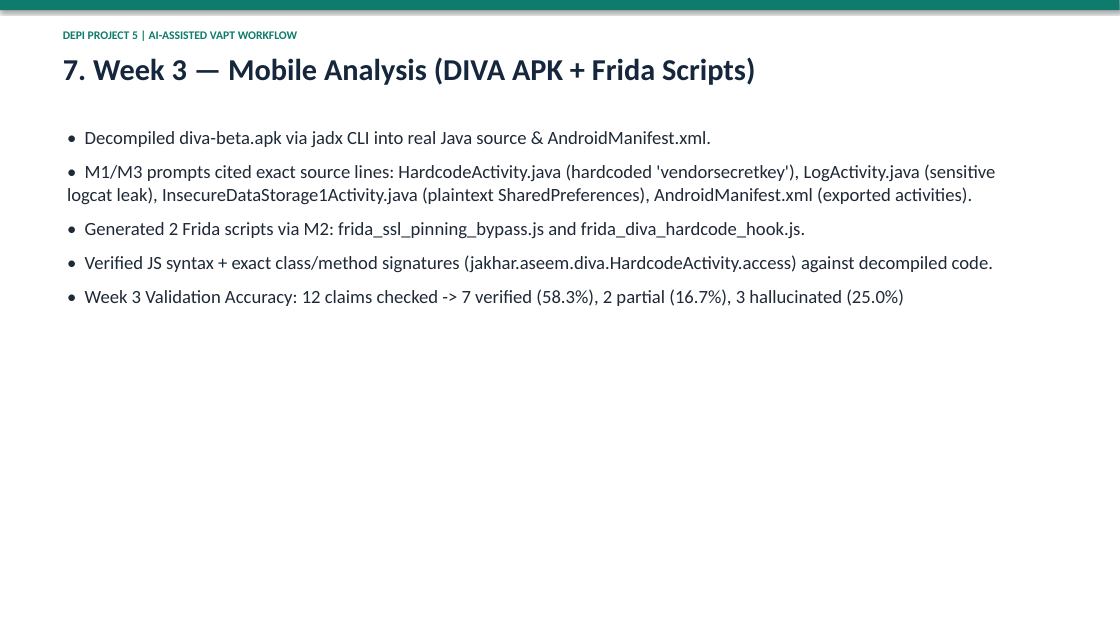
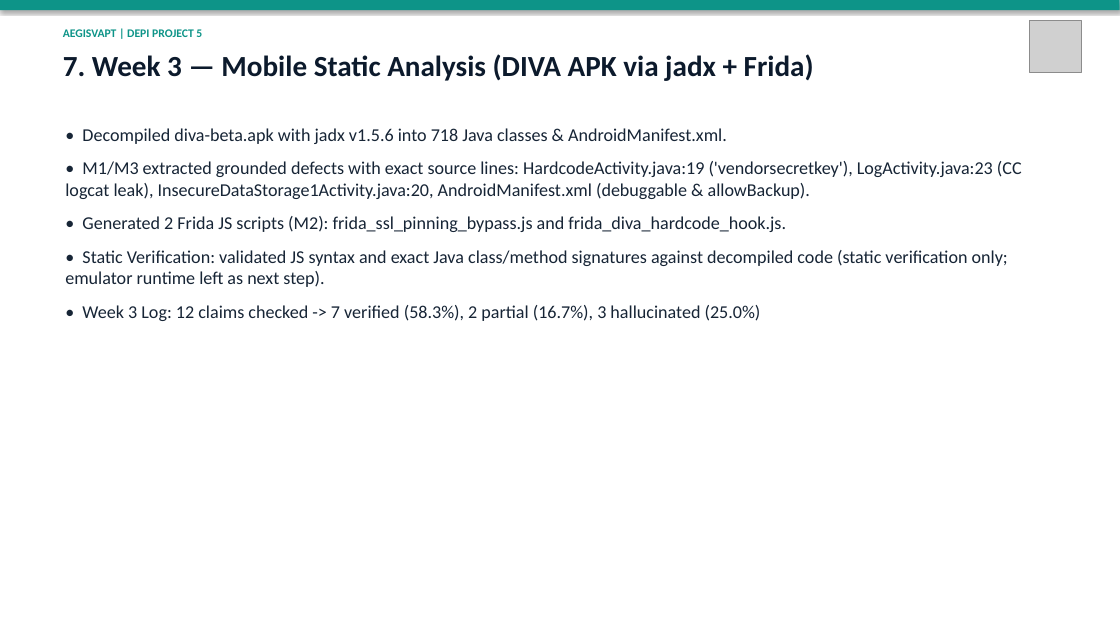
Before and after one commit to 7adadd/AI-Assisted-VAPT-Automation-Reporting-Workflow, a slide deck: slide 8 of deliverables/DEPI-Project5-Presentation.pptx. Drawn at 1120x630 pixels with LibreOffice and Linux fonts; fonts in the diff are those of the drawing; grey boxes stand for pictures. Boxes give left, top, right and bottom in pixels: in the first picture for what was removed or moved away, otherwise in the second. Text is boxed around its words. In the diff, an @@ line names an element or a change of style, - is before the commit and + after.

Commit message:
Polish AegisVAPT UI & logo, fix API/dashboard/graph/PoC bugs, add 15-slide deck & Arabic defense guide

```diff
--- a/deliverables/DEPI-Project5-Presentation.pptx
+++ b/deliverables/DEPI-Project5-Presentation.pptx
@@ rectangle at (0, 0, 1120, 10): fill #0F7B6C to #0D9488 @@
@@ text at (63, 29, 202, 37): text changed; text colour #0F7B6C to #0D9488 @@
-DEPI PROJECT 5 | AI-ASSISTED VAPT WORKFLOW
+AEGISVAPT | DEPI PROJECT 5
@@ picture added at (1029, 20, 1081, 72) @@
@@ text at (63, 54, 814, 81): text changed; size 26 to 25 pt; text colour #16273D to #0C1A2C @@
-7. Week 3 — Mobile Analysis (DIVA APK + Frida Scripts)
+7. Week 3 — Mobile Static Analysis (DIVA APK via jadx + Frida)
@@ text at (65, 128, 1022, 321): text changed; size 16 to 15.5 pt; text colour #1F2937 to #172536 @@
-• Decompiled diva-beta.apk via jadx CLI into real Java source & AndroidManifest.xml.
-• M1/M3 prompts cited exact source lines: HardcodeActivity.java (hardcoded 'vendorsecretkey'), LogActivity.java (sensitive logcat leak), InsecureDataStorage1Activity.java (plaintext SharedPreferences), AndroidManifest.xml (exported activities).
-• Generated 2 Frida scripts via M2: frida_ssl_pinning_bypass.js and frida_diva_hardcode_hook.js.
-• Verified JS syntax + exact class/method signatures (jakhar.aseem.diva.HardcodeActivity.access) against decompiled code.
-• Week 3 Validation Accuracy: 12 claims checked -> 7 verified (58.3%), 2 partial (16.7%), 3 hallucinated (25.0%)
+• Decompiled diva-beta.apk with jadx v1.5.6 into 718 Java classes & AndroidManifest.xml.
+• M1/M3 extracted grounded defects with exact source lines: HardcodeActivity.java:19 ('vendorsecretkey'), LogActivity.java:23 (CC logcat leak), InsecureDataStorage1Activity.java:20, AndroidManifest.xml (debuggable & allowBackup).
+• Generated 2 Frida JS scripts (M2): frida_ssl_pinning_bypass.js and frida_diva_hardcode_hook.js.
+• Static Verification: validated JS syntax and exact Java class/method signatures against decompiled code (static verification only; emulator runtime left as next step).
+• Week 3 Log: 12 claims checked -> 7 verified (58.3%), 2 partial (16.7%), 3 hallucinated (25.0%)
```
Also in this commit, not shown: 9 other slides changed, 5 slides added, 2 slides removed, 22 other files.
